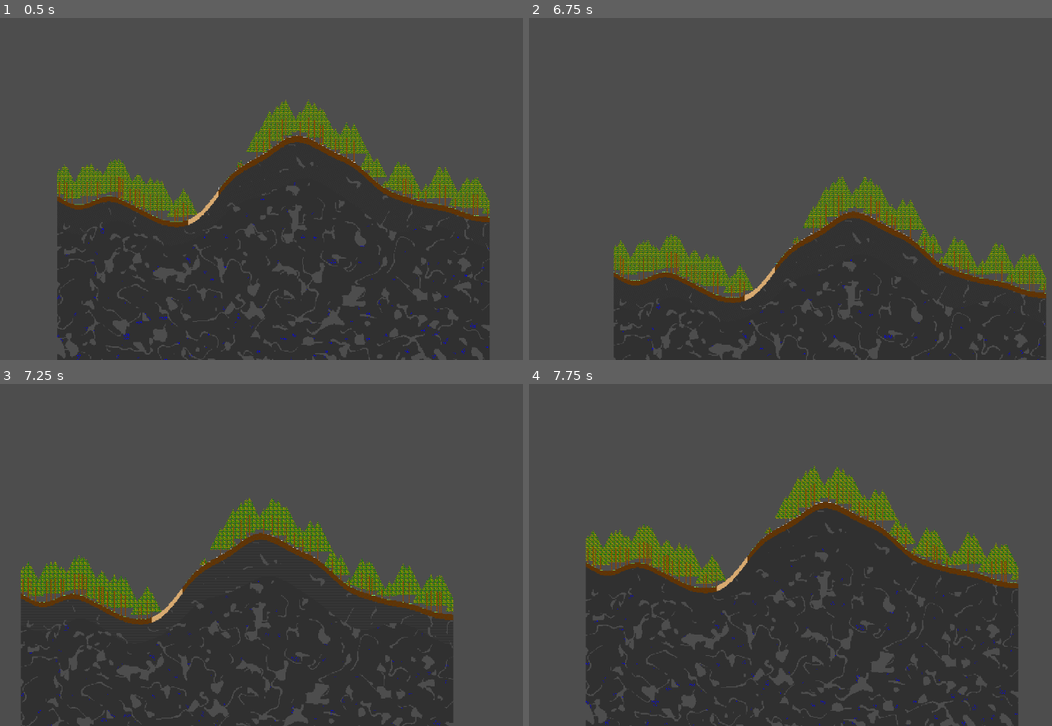
Above: before the commit, frames 1-4 (two rows, left to right).
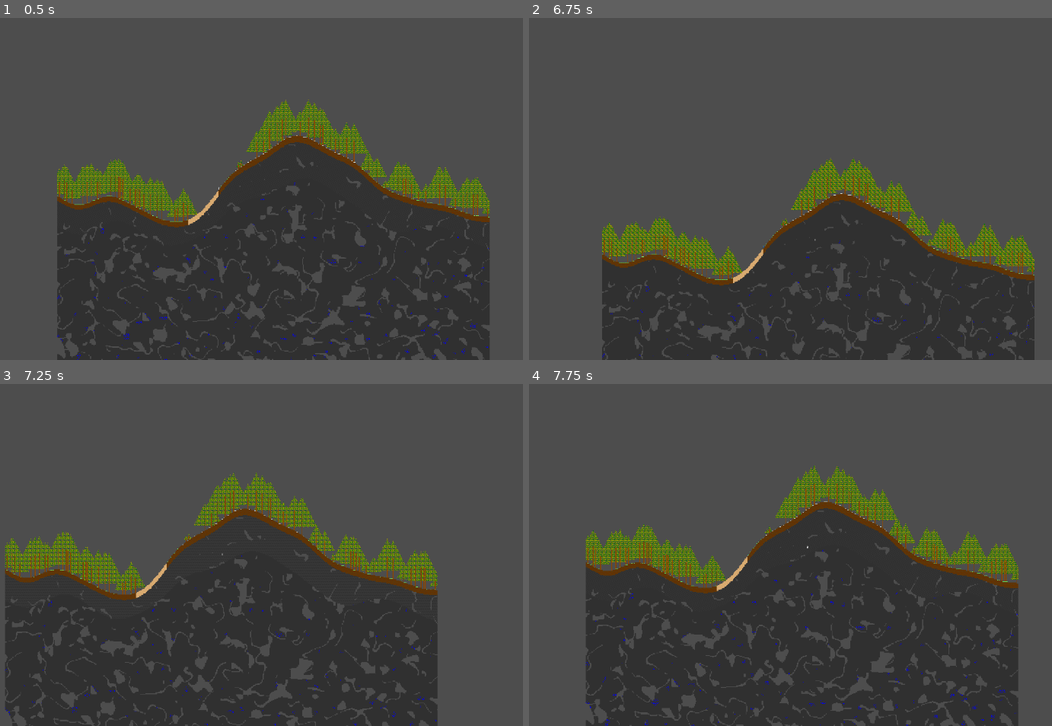
Above: after the commit, the same moments.

Repository: TwigGlenn4/BlockForge
Game: Godot game, scene res://scenes/GameScene/game_scene.tscn
Same seed, same stepped clock (60 frames per second), same inputs: the game is played once before the commit and once after it.
Inputs (mouse positions are in pixels of both pictures, inside the frame that each line leads up to):
- Up to frame 1 (0.5 s): no input
- Up to frame 2 (6.75 s): tap Enter (ui_accept) at 0.5, 0.77, 1.25, 1.52, 2, 3.02, 3.5, 3.77, 4.52, 5, 5.75, 6.02 s; move the mouse to (879, 171) at 0.52 s; click (879, 171) at 0.6 s; move the mouse to (628, 206) at 1.27 s; tap Down (camera_pan_down) at 1.35 s; click (628, 206) at 1.55 s; move the mouse to (806, 113) at 2.02 s; hold Left (camera_pan_left) 2.03-2.78 s; click (806, 113) at 2.3 s; move the mouse to (717, 257) at 2.77 s; tap Right (camera_pan_right) at 2.85 s; click (717, 257) at 3.05 s; move the mouse to (931, 240) at 3.52 s; hold Up (camera_pan_up) 3.53-4.28 s; click (931, 240) at 3.8 s; tap I (inventory_open, bound only after the commit) at 4.15 s; move the mouse to (565, 137) at 4.27 s; tap = (camera_zoom_in) at 4.35 s; click (565, 137) at 4.55 s; move the mouse to (780, 189) at 5.02 s; hold - (camera_zoom_out) 5.03-5.78 s; click (780, 189) at 5.3 s; move the mouse to (654, 103) at 5.77 s; click (654, 103) at 5.85 s; move the mouse to (879, 171) at 6.52 s; hold C (look_at_character) from 6.53 s (still down)
- Up to frame 3 (7.25 s): keep holding C (look_at_character); tap Enter (ui_accept) at 6.77 s; click (350, 537) at 6.8 s
- Up to frame 4 (7.75 s): move the mouse to (628, 572) at 7.27 s; release C (look_at_character) at 7.28 s; tap Keypad 0 (look_at_portal) at 7.35 s; tap Enter (ui_accept) at 7.52 s; click (628, 572) at 7.55 s

Frame 1 is identical in both runs. In frame 2, 15% of the frame differs, in the area x 13-99%, y 40-100%; in frame 3, 19%, in the area x 0-87%, y 25-100%; in frame 4, 4.2%.
Error before the commit: Invalid access to property or key 'surface_level' on a base object of type 'Nil'. (res://classes/world.gd:73)

Commit message:
basic inventory and block breaking. block breaking seems offset down 1

Diff:
--- a/classes/character.gd
+++ b/classes/character.gd
@@ -1,5 +1,7 @@
 extends Node2D
 class_name Character
+
+@onready var world = get_node("/root/GameScene/World")
 
 var current_pos: Vector2i = Vector2i(0,0)   # block pos Vector
 var target_pos: Vector2i = Vector2i(-1,-1)  # block pos Vector
@@ -12,7 +14,7 @@
 	speed = 10.0 #   Character speed in blocks per second.
 }
 
-var inventory: Inventory
+var inventory: Inventory = Inventory.new()
 
 # Called when the node enters the scene tree for the first time.
 func _ready():
@@ -30,6 +32,16 @@
 
 		if position == Vector2(target_pixels):
 			if target_pos == job_active.pos:
+				# if a BREAK job, break the block.
+				if job_active.type == DataJob.TYPE.BREAK:
+					var tile: DataTile = world.get_tile_v(job_active.pos)
+					if tile == null:
+						print("Tried to break null tile at ", str(job_active.pos), ", character at ", str(current_pos))
+					else:
+						inventory.add_items(tile.drops, 1)
+						world.place_tile_v(job_active.pos, null)
+						print("broke tile ", tile, " at ", job_active.pos)
+
 				job_active = DataJob.new() # reset to NONE job
 			target_pos = Vector2i(-1,-1)
 
@@ -45,7 +57,7 @@
 
 
 
-func _add_job(job:DataJob):
+func add_job(job:DataJob) -> void:
 	job_queue.push_back(job)
 	#print("added "+str(job._to_string()))
 
@@ -60,3 +72,7 @@
 
 func _teleport_to(block_pos:Vector2):
 	position = Helpers.pos_block_to_pixel(block_pos)
+
+
+func open_inventory():
+	print(inventory)
--- a/classes/chunk.gd
+++ b/classes/chunk.gd
@@ -6,7 +6,7 @@
 const HEIGHT: int = 512
 
 var cx = 0
-var grid = {}
+var grid: Dictionary[Vector2i, DataTile] = {}
 var surface_level = []
 var humidity = []
 
--- a/classes/data_driven/data_item.gd
+++ b/classes/data_driven/data_item.gd
@@ -1,6 +1,6 @@
 class_name DataItem
 
-static var all_items = {}
+static var all_items: Dictionary[String, DataItem] = {}
 
 static var UNDEFINED = DataItem.new("undefined", DataTexture.UNDEFINED)
 
--- a/classes/data_driven/data_tile.gd
+++ b/classes/data_driven/data_tile.gd
@@ -9,10 +9,17 @@
 var drops:String
 
 
-func _init( tile_name:String, tile_texture:DataTexture, drop_item:String="" ):
+func _init( tile_name:String, tile_texture:DataTexture, drop_item:String="undefined" ):
 	name = tile_name
 	texture = tile_texture
-	drops = drop_item
+
+	if drop_item == "undefined": # default to drop itself, only override if drop_item given
+		drops = tile_name
+	else:
+		drops = drop_item
+
+	DataItem.new(tile_name, tile_texture) # make sure an item for this tile exists
+
 	all_tiles[name] = self
 
 
@@ -24,3 +31,6 @@
 		return all_tiles[tile_name]
 	else:
 		return UNDEFINED
+
+func _to_string() -> String:
+	return name
--- a/classes/interacter.gd
+++ b/classes/interacter.gd
@@ -53,9 +53,9 @@
 				world.worldgen.queue_chunk(chunk_num+1, Chunk.GEN_STATE_MAX)
 
 # ===== PATHFIND ==== This method needs to be gathered into pathfinding.gd
-func surface_path (char:Node, from:Vector2i, dest:Vector2i):
+func surface_path (character:Node, from:Vector2i, dest:Vector2i):
 	print("surface_path ",str(from)," ",str(dest))
-	var method: Path.Movement
+	var _method: Path.Movement
 	var here:Vector2i = from
 	var dx:int = sign(dest.x - here.x)
 	var dy:int
@@ -66,44 +66,45 @@
 		here.y += dy
 
 		if abs(dy) > 1:
-			method = Path.Movement.CLIMB
+			_method = Path.Movement.CLIMB
 		elif abs(dy) == 1:
-			method = Path.Movement.HOP
+			_method = Path.Movement.HOP
 		else:
-			method = Path.Movement.WALK
+			_method = Path.Movement.WALK
 			# similar for but lookup blocks for climb in trees, blocks around for CLIMB_RIGHT, blocks above for CRAWL
 
-		char._add_job(DataJob.new(here, DataJob.TYPE.GOTO))
+		character.add_job(DataJob.new(here, DataJob.TYPE.GOTO))
 		# should add method as another parameter in TYPE.GOTO
 
-func tree_path (char:Node, start:Vector2i, end:Vector2i): # traverse tree
+func tree_path (character:Node, start:Vector2i, end:Vector2i): # traverse tree
 	print("tree_path ",str(start),"",str(end))
 	var here:Vector2i
 	if start.y>end.y: #dir.DOWN
 		here = start
 		for x in g3_range(start.x, end.x):
 			here.x = x
-			char._add_job(DataJob.new(here, DataJob.TYPE.GOTO)) #method = CLIMB
+			character.add_job(DataJob.new(here, DataJob.TYPE.GOTO)) #method = CLIMB
 		for y in g3_range(start.y, end.y):
 			here.y = y
-			char._add_job(DataJob.new(here, DataJob.TYPE.GOTO)) #method = CLIMB
+			character.add_job(DataJob.new(here, DataJob.TYPE.GOTO)) #method = CLIMB
 	else: # Dir.UP
 		here = start
 		for y in g3_range(start.y, end.y):
 			here.y = y
-			char._add_job(DataJob.new(here, DataJob.TYPE.GOTO)) #method = CLIMB
+			character.add_job(DataJob.new(here, DataJob.TYPE.GOTO)) #method = CLIMB
 		for x in g3_range(start.x, end.x):
 			here.x = x
-			char._add_job(DataJob.new(here, DataJob.TYPE.GOTO)) #method = CLIMB
+			character.add_job(DataJob.new(here, DataJob.TYPE.GOTO)) #method = CLIMB
 	return here
 
 func g3_range(a:int, b:int):
 	var d:int = sign(b-a)
+	if d == 0: # set step to 1 if sign == 0
+		d = 1
 	return range(a, b+d, d)
 
 func find_tree_base(place:Vector2i): # find nearest trunk
 	var base:Vector2i
-	var here:Vector2i
 	var y:int
 	var x:int
 	for dx in 20:
@@ -130,7 +131,43 @@
 
 
 # Zoom controls in _input to properly accept mouse wheel input
-func _input(event):
+func _input(event: InputEvent) -> void:
+	_input_camera_movement(event)
+	_input_character_inventory(event)
+
+	if Input.is_action_just_pressed("click"):
+		var click_pos:Vector2 = get_global_mouse_position()
+
+		var block_pos:Vector2i = Helpers.pos_pixel_to_block(click_pos)
+		print("Clicked at "+str(block_pos))
+
+		if not _input_block_interact(block_pos):
+
+			# ===== PATHFIND GENERAL
+			var start:Vector2i = selected_character.current_pos
+			var end:Vector2i = block_pos
+			var next:Vector2i
+
+			print("\nstart -> end ",str(start)," -> ",str(end))
+			var tile = world.get_tile_v(start)
+			if tile==DataTile.tile("blockforge:log") or tile==DataTile.tile("blockforge:leaves"):
+				next = find_tree_base (start)
+				tree_path(selected_character, start, next)
+				start = next
+			tile = world.get_tile_v(end)
+			if tile==DataTile.tile("blockforge:log") or tile==DataTile.tile("blockforge:leaves"):
+				next = find_tree_base(end)
+				surface_path(selected_character, start, next)
+				tree_path(selected_character, next, end)
+			else:
+				end.y = world.get_surface(end.x) # pin to surface of earth
+				surface_path (selected_character, start, end)
+			print("path finished")
+			# ===== END PATHFIND GENERAL
+
+
+
+func _input_camera_movement(event: InputEvent) -> void:
 	var new_zoom: Vector2 = zoom
 	if event.is_action_pressed("camera_zoom_in"):
 		new_zoom += Vector2(ZOOM_SPEED, ZOOM_SPEED)
@@ -149,36 +186,20 @@
 		# print("moving to character")selected_character.current_pos
 		_move_to_block(selected_character.current_pos)
 
-	if Input.is_action_just_pressed("click"):
-		# print("zoom = "+str(zoom))
-
-		var click_pos:Vector2 = get_global_mouse_position()
-		# print("click_pos = "+str(click_pos))
-
-		var block_pos:Vector2i = Helpers.pos_pixel_to_block(click_pos)
-		# print("Clicked at "+str(block_pos))
-
-		# ===== PATHFIND GENERAL
-		var start:Vector2i = selected_character.current_pos
-		var end:Vector2i = block_pos
-		var next:Vector2i
-
-		print("\nstart -> end ",str(start)," -> ",str(end))
-		var tile = world.get_tile_v(start)
-		if tile==DataTile.tile("blockforge:log") or tile==DataTile.tile("blockforge:leaves"):
-			next = find_tree_base (start)
-			tree_path(selected_character, start, next)
-			start = next
-		tile = world.get_tile_v(end)
-		if tile==DataTile.tile("blockforge:log") or tile==DataTile.tile("blockforge:leaves"):
-			next = find_tree_base(end)
-			surface_path(selected_character, start, next)
-			tree_path(selected_character, next, end)
-		else:
-			end.y = world.get_surface(end.x) # pin to surface of earth
-			surface_path (selected_character, start, end)
-		print("path finished")
-		# ===== END PATHFIND GENERAL
+func _input_character_inventory(event: InputEvent) -> void:
+	# open inventory
+	if event.is_action_pressed("inventory_open"):
+		# print("[interactor.gd] open inventory")
+		selected_character.open_inventory()
+
+func _input_block_interact(block_pos: Vector2i) -> bool:
+	var tile: DataTile = world.get_tile_v(block_pos)
+	if tile != DataTile.UNDEFINED:
+		var job: DataJob = DataJob.new(block_pos, DataJob.TYPE.BREAK)
+		selected_character.add_job(job)
+		return true
+	return false
+
 
 
 func _move_to_block(block_pos:Vector2i):
--- a/classes/inventory.gd
+++ b/classes/inventory.gd
@@ -3,31 +3,44 @@
 var contents: Array[ItemStack]
 
 
-func _init(num_slots:int):
+func _init(num_slots:int = 25) -> void:
 	contents.resize(num_slots)
 
 
-func has(item_name:String, count:int = 1):
+func has(item_name:String, count:int = 1) -> int:
 	var num_found = 0
 	for stack:ItemStack in contents: # for every stack in contents
 		if stack.item_name == item_name:    # if the item name matches, increment num_found by the number of items in the stack
 			num_found += stack.count
-			if num_found >= count:       # if enough items have been found, return true
-				return true
+			if num_found >= count:       # if enough items have been found, return num found
+				return num_found
 
-	return false # if there are not enough items that match in the inventory, return false
+	return 0 # if there are not enough items that match in the inventory, return 0
 
 
 # currently assuming items will be referred to with strings, likely to change.
 func add_items( item_name:String, count:int = 1) -> int:
+	print("[Inventory.add_items(%s, %d)]" % [item_name, count])
 	for stack:ItemStack in contents: # for every stack in contents
-		if stack.item_name == item_name:    # if the item name matches, increment num_found by the number of items in the stack
+		if stack != null and stack.item_name == item_name:    # if the item name matches, increment num_found by the number of items in the stack
 
 			count = stack.add_items(count)
 
 			if count <= 0: # count should only ever be == 0. <= is safety
 				return 0
 
+	for i:int in contents.size():
+
+		if contents[i] == null:
+			var stack: ItemStack = ItemStack.new(item_name)
+			count = stack.add_items(count)
+			print("[Inventory.add_items()] created stack of ", stack)
+			contents[i] = stack
+
+			if count <= 0: # count should only ever be == 0. <= is safety
+				return 0
+
+	print("[Inventory.add_items()] ", count, " items left to drop")
 	return count # return count if there are items that could not fit into the inventory.
 
 
@@ -50,3 +63,16 @@
 			count += stack.count
 
 	return count
+
+func _to_string() -> String:
+	var num_stacks = 0
+	var output_string: String = ""
+
+	for stack in contents:
+		if stack != null:
+			num_stacks += 1
+			output_string += "\n\t" + str(stack)
+
+	output_string = "Inventory(" + str(num_stacks) + "/" + str(contents.size()) + " slots): " + output_string
+
+	return output_string
--- a/classes/item_stack.gd
+++ b/classes/item_stack.gd
@@ -7,7 +7,7 @@
 var item_list: Array[DataItem] = [] # Needed for TOOL, ARMOR, and CONTAINER items to retain individual data.
 
 
-func init( item_name_string:String ):
+func _init( item_name_string:String ):
 	item_name = item_name_string
 	count = 0
 
@@ -31,6 +31,7 @@
 		return 0
 
 	if count + num <= stack_max: # there is enough space left in the stack to add num items
+		print("[ItemStack.add_items(%d)] adding %d items to stack." % [num, num])
 		count += num
 		return 0
 
@@ -38,6 +39,7 @@
 	# add as many as we can and return number of remaining items
 	var remainder = count + num - stack_max
 	count = stack_max
+	print("[ItemStack.add_items(%d)] adding %d items to stack with %d leftover" % [num, num, remainder])
 	return remainder
 
 
@@ -58,3 +60,6 @@
 	# count > num
 	count -= num
 	return 0
+
+func _to_string() -> String:
+	return str(item_name, " ", count)
--- a/classes/world.gd
+++ b/classes/world.gd
@@ -8,7 +8,7 @@
 var w_seed: int = 0 # Seed to use for world generation
 var width: int = 4 # Width of world in chunks
 var width_tiles: int = width * Chunk.WIDTH # Width of world in tiles
-var chunks = [] # Array to be filled with chunks
+var chunks: Array[Chunk] = [] # Array to be filled with chunks
 var world_portal_pos: Vector2i = Vector2i.ZERO # Location of the base of the World Portal
 var tilemap: TileMapLayer
 var worldgen: WorldGenV2
@@ -34,18 +34,18 @@
 
 
 # get_chunk_at_x(): gets the chunk at a given global x coordinate
-func get_chunk_at_x( gx: int ):
+func get_chunk_at_x( gx: int ) -> Chunk:
 	var chunk_num = gx / Chunk.WIDTH
 	if chunk_num < 0 || chunk_num >= width:
 		print("Failed to access chunk "+str(chunk_num)+" outside world.")
-		return
+		return null
 	return chunks[chunk_num]
 
-func get_tile_v( v: Vector2i ):
+func get_tile_v( v: Vector2i ) -> DataTile:
 	return get_tile(v.x, v.y)
 
 # get_tile(): returns the tile stored in chunk.grid at given global coordinates.
-func get_tile( gx: int, gy: int ):
+func get_tile( gx: int, gy: int ) -> DataTile:
 	# handle tiles outside world
 	if gx < 0 || gx >= width_tiles || gy < 0 || gy >= Chunk.HEIGHT: # Don't attempt to get tiles outside of the world.
 		return DataTile.UNDEFINED
@@ -70,11 +70,14 @@
 # get_surface(): returns the surface level at given global x coordinate
 func get_surface( gx: int ):
 	var chunk = get_chunk_at_x(gx)
+	if chunk == null:
+		return -1
 	return int( chunk.surface_level[ gx % Chunk.WIDTH ] )
 
 
+
 # place_tile(): place a tile at given global coordinates
-func place_tile( x: int, y: int , tile):
+func place_tile( x: int, y: int, tile: DataTile) -> bool:
 	if x < 0 || x >= width_tiles || y < 0 || y >= Chunk.HEIGHT:
 		# print("Tile not placed outside world at "+ Helpers.coord_string(x, y))
 		return false
@@ -87,8 +90,14 @@
 
 	chunk.grid[pos] = tile
 	# tilemap.set_cell(pos_tile, tile.atlas, tile.pos )
-	tilemap.set_cell(pos_tile, tile.texture.atlas, tile.texture.pos )
+	if tile == null:
+		tilemap.set_cell(pos_tile)
+	else:
+		tilemap.set_cell(pos_tile, tile.texture.atlas, tile.texture.pos )
 	return true
+
+func place_tile_v(pos: Vector2i, tile: DataTile) -> bool:
+	return place_tile(pos.x, pos.y, tile)
 
 
 # place_tile_overwrite(): place a tile if the exisitng tile is contained in overwrite_tiles array. Returns true if placed.
--- a/project.godot
+++ b/project.godot
@@ -8,11 +8,15 @@
 
 config_version=5
 
+[animation]
+
+compatibility/default_parent_skeleton_in_mesh_instance_3d=true
+
 [application]
 
 config/name="BlockForge"
 run/main_scene="res://scenes/GameScene/game_scene.tscn"
-config/features=PackedStringArray("4.4", "GL Compatibility")
+config/features=PackedStringArray("4.6", "GL Compatibility")
 config/icon="res://icon.svg"
 
 [debug]
@@ -85,6 +89,17 @@
 "events": [Object(InputEventMouseButton,"resource_local_to_scene":false,"resource_name":"","device":-1,"window_id":0,"a …(258 unchanged characters)…
 ]
 }
+inventory_open={
+"deadzone": 0.5,
+"events": [Object(InputEventKey,"resource_local_to_scene":false,"resource_name":"","device":-1,"window_id":0,"alt_pressed":false,"shift_pressed":false,"ctrl_pressed":false,"meta_pressed":false,"pressed":false,"keycode":0,"physical_keycode":73,"key_label":0,"unicode":105,"location":0,"echo":false,"script":null)
+]
+}
+inventory_close={
+"deadzone": 0.5,
+"events": [Object(InputEventKey,"resource_local_to_scene":false,"resource_name":"","device":-1,"window_id":0,"alt_pressed":false,"shift_pressed":false,"ctrl_pressed":false,"meta_pressed":false,"pressed":false,"keycode":0,"physical_keycode":73,"key_label":0,"unicode":105,"location":0,"echo":false,"script":null)
+, Object(InputEventKey,"resource_local_to_scene":false,"resource_name":"","device":-1,"window_id":0,"alt_pressed":false,"shift_pressed":false,"ctrl_pressed":false,"meta_pressed":false,"pressed":false,"keycode":0,"physical_keycode":4194305,"key_label":0,"unicode":0,"location":0,"echo":false,"script":null)
+]
+}
 
 [rendering]
 
--- a/scenes/GameScene/game_scene.tscn
+++ b/scenes/GameScene/game_scene.tscn
@@ -42,22 +42,22 @@
 sources/1 = SubResource("TileSetAtlasSource_t2i5t")
 sources/0 = SubResource("TileSetAtlasSource_iv25o")
 
-[node name="GameScene" type="Node2D"]
+[node name="GameScene" type="Node2D" unique_id=115789075]
 
-[node name="World" type="Node" parent="."]
+[node name="World" type="Node" parent="." unique_id=1681077584]
 script = ExtResource("1_7un8v")
 
-[node name="Foreground" type="TileMapLayer" parent="World"]
+[node name="Foreground" type="TileMapLayer" parent="World" unique_id=1165209314]
 texture_filter = 1
 use_parent_material = true
 tile_set = SubResource("TileSet_hv4oi")
 
-[node name="Camera2D" type="Camera2D" parent="World"]
+[node name="Camera2D" type="Camera2D" parent="World" unique_id=1617757319]
 scale = Vector2(0.5, 0.5)
 zoom = Vector2(0.1, 0.1)
 script = ExtResource("4_ws153")
 
-[node name="Control" type="Control" parent="World/Camera2D"]
+[node name="Control" type="Control" parent="World/Camera2D" unique_id=892014576]
 visible = false
 layout_mode = 3
 anchors_preset = 0
@@ -66,7 +66,7 @@
 offset_right = 576.0
 offset_bottom = 324.0
 
-[node name="GeneratorProgress" type="ProgressBar" parent="World/Camera2D/Control"]
+[node name="GeneratorProgress" type="ProgressBar" parent="World/Camera2D/Control" unique_id=670256938]
 layout_mode = 1
 anchors_preset = 15
 anchor_right = 1.0
@@ -79,16 +79,16 @@
 grow_vertical = 2
 script = ExtResource("5_4gwsg")
 
-[node name="WorldGen" type="Node" parent="World"]
+[node name="WorldGen" type="Node" parent="World" unique_id=516468895]
 script = ExtResource("6_s71n1")
 
-[node name="WorldGenTimer" type="Node" parent="World/WorldGen"]
+[node name="WorldGenTimer" type="Node" parent="World/WorldGen" unique_id=335784170]
 script = ExtResource("7_8d45b")
 
-[node name="Character" type="Node2D" parent="World"]
+[node name="Character" type="Node2D" parent="World" unique_id=817376053]
 script = ExtResource("8_dcpno")
 
-[node name="Sprite2D" type="Sprite2D" parent="World/Character"]
+[node name="Sprite2D" type="Sprite2D" parent="World/Character" unique_id=799500243]
 z_index = 1
 texture = ExtResource("8_rfaf3")
 offset = Vector2(0, -8)
Not shown: 1 places in scenes/GameScene/game_scene.tscn that only renumber resources
